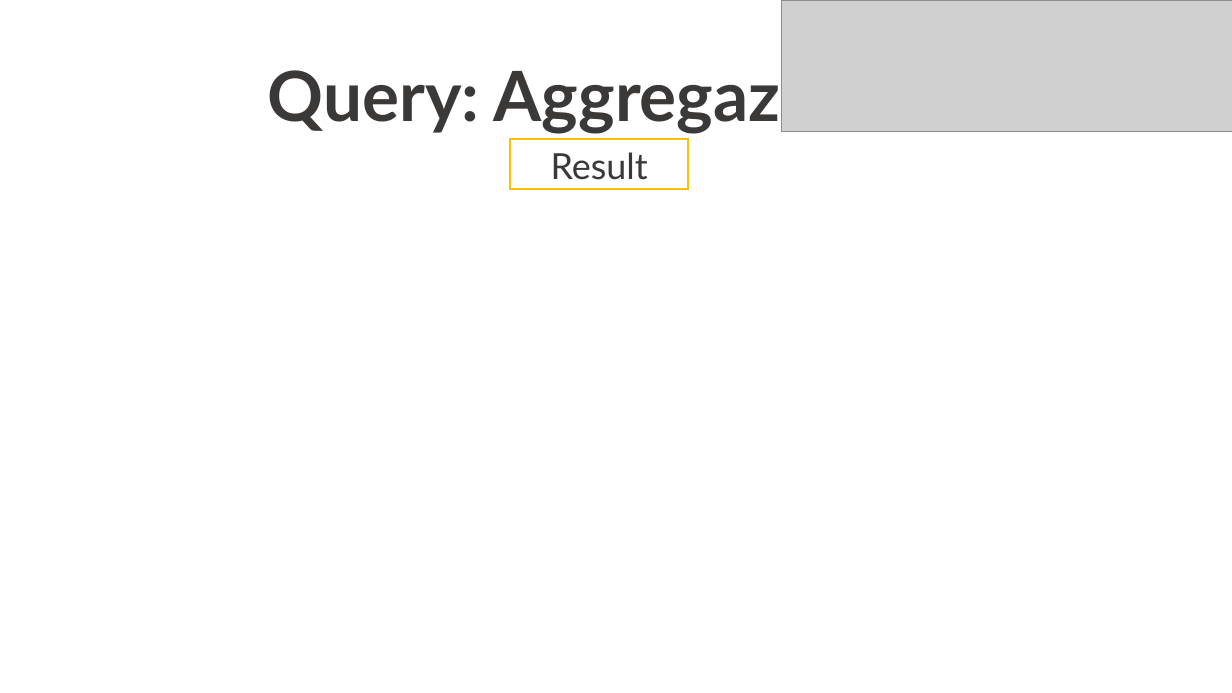
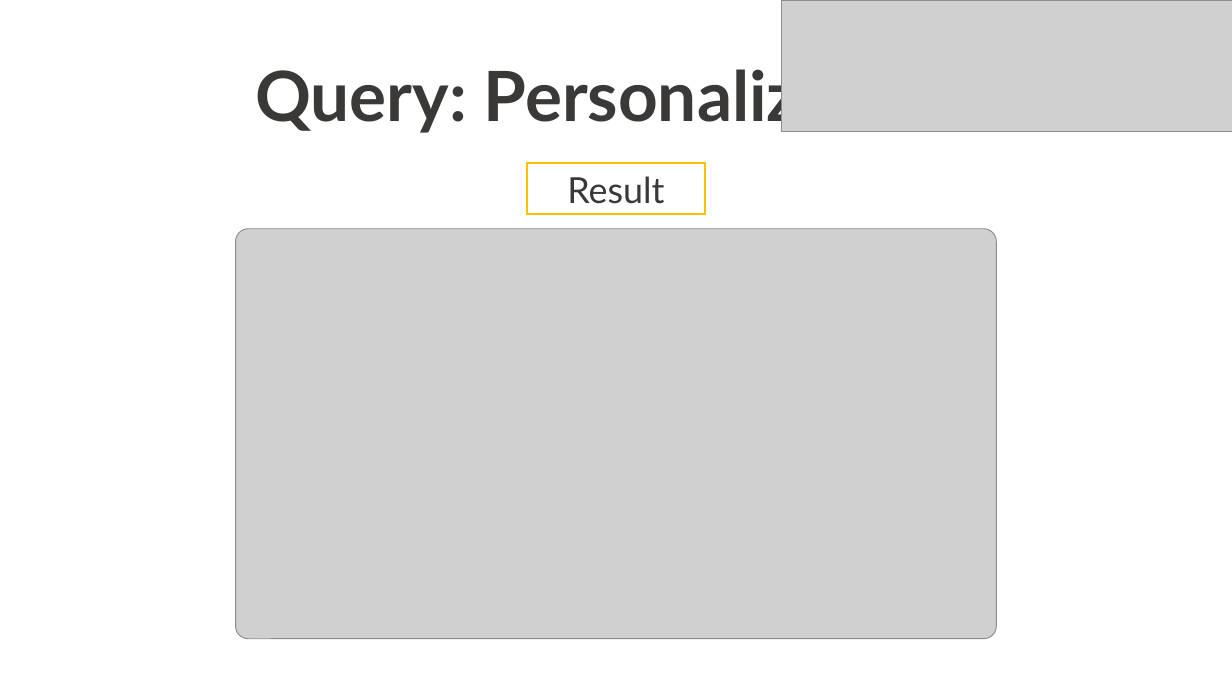
Before and after one commit to Robertales/tripdata-bike-chicago-bd2, a slide deck: slide 15 of presentazione/PresentazioneRobertazziBarberisBD2Final.pptx (slide 12 before the commit). Drawn at 1232x693 pixels with LibreOffice and Linux fonts; fonts in the diff are those of the drawing; grey boxes stand for pictures. Boxes give left, top, right and bottom in pixels: in the first picture for what was removed or moved away, otherwise in the second. Text is boxed around its words. In the diff, an @@ line names an element or a change of style, - is before the commit and + after.

```diff
--- a/presentazione/PresentazioneRobertazziBarberisBD2Final.pptx
+++ b/presentazione/PresentazioneRobertazziBarberisBD2Final.pptx
@@ text at (x1=255, y1=62, x2=926, y2=135): text changed @@
-Query: Aggregazione
+Query: Personalizzata
@@ text "Result" moved from (x1=551, y1=152, x2=648, y2=180) to (x1=567, y1=176, x2=664, y2=204) @@
@@ rectangle moved from (x1=510, y1=139, x2=689, y2=189) to (x1=527, y1=164, x2=705, y2=213) @@
@@ picture added at (x1=236, y1=229, x2=996, y2=640) @@
```
Also in this commit, not shown: 10 other slides changed, 1 slide added, 9 other files.
